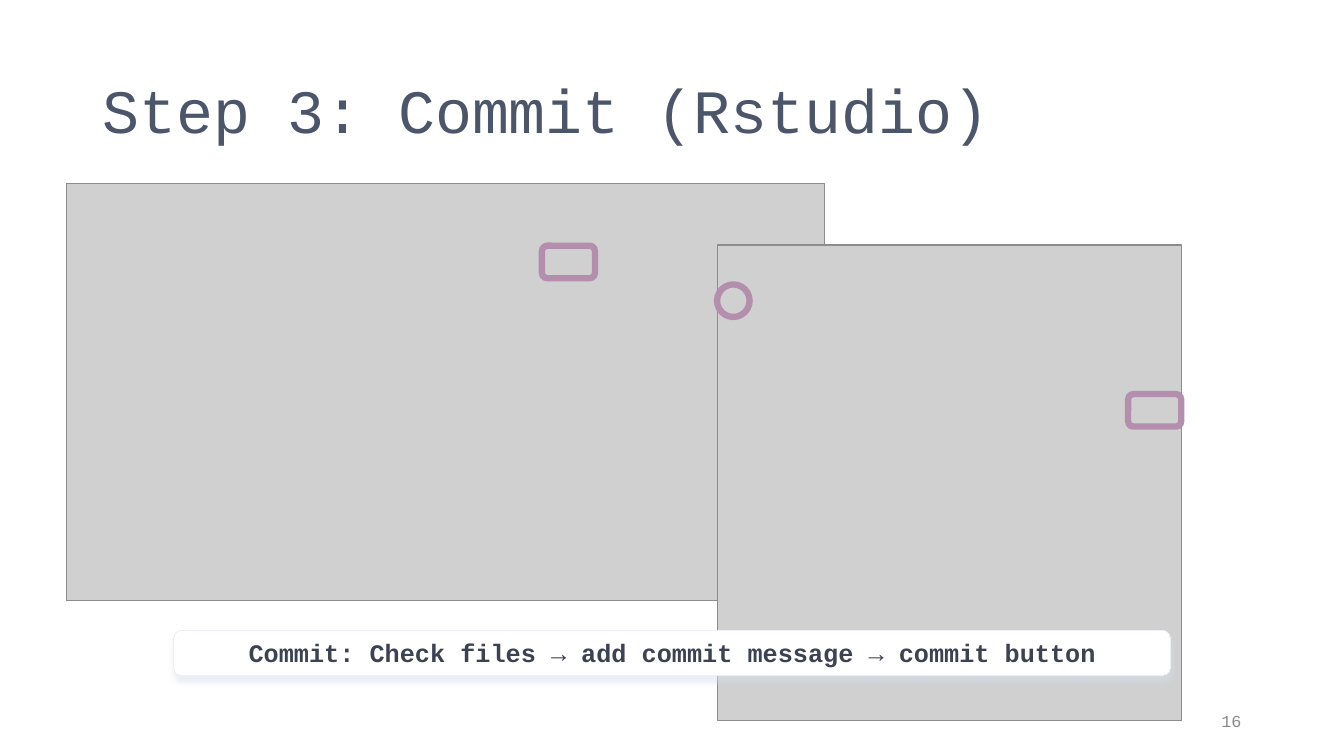
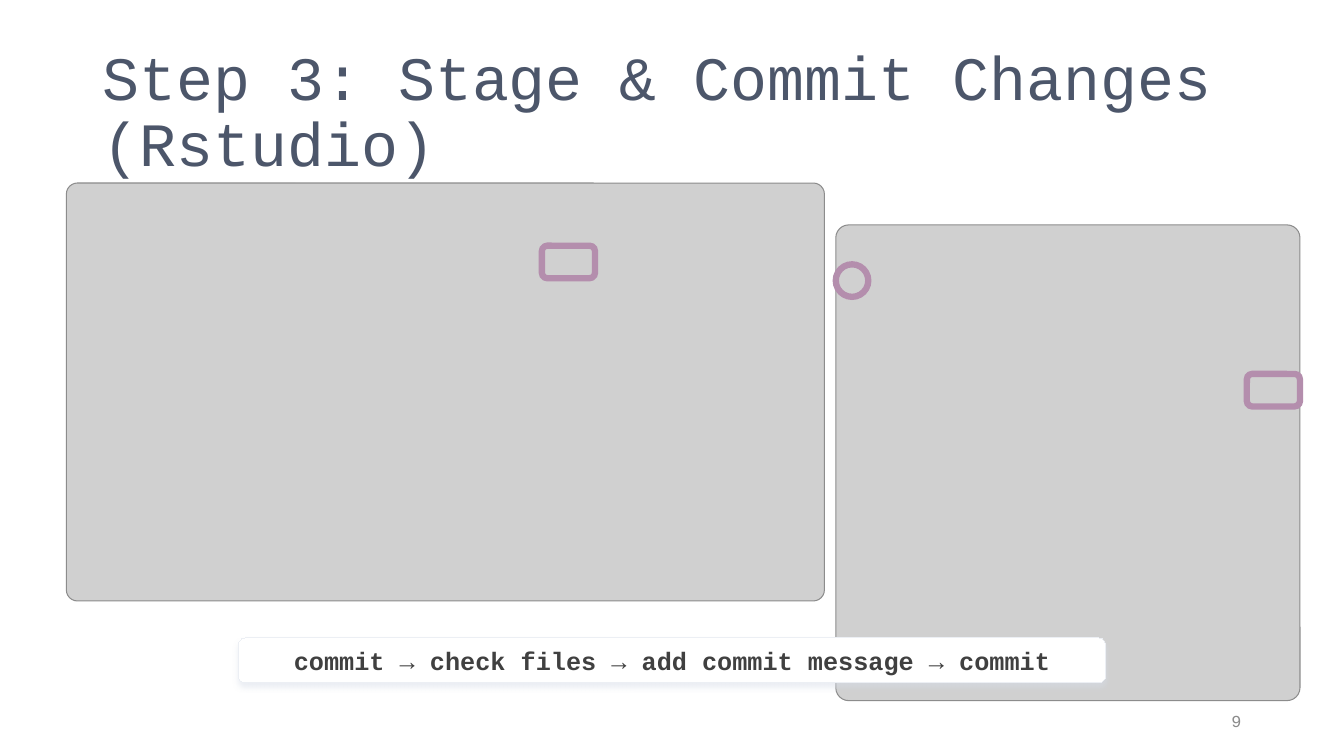
Before and after one commit to PIFSCstockassessments/SAP_github_workflow, a slide deck: slide 9 of docs/GitHub Workflow for SAP.pptx (slide 16 before the commit). Drawn at 1344x756 pixels with LibreOffice and Linux fonts; fonts in the diff are those of the drawing; grey boxes stand for pictures. Boxes give left, top, right and bottom in pixels: in the first picture for what was removed or moved away, otherwise in the second. Text is boxed around its words. In the diff, an @@ line names an element or a change of style, - is before the commit and + after.

```diff
--- a/docs/GitHub Workflow for SAP.pptx
+++ b/docs/GitHub Workflow for SAP.pptx
@@ title at [102, 56, 1211, 183]: text changed @@
-Step 3: Commit (Rstudio)
+Step 3: Stage & Commit Changes (Rstudio)
@@ 1 picture, 1 ellipse, 1 rounded rectangle: place and size @@
-1 picture, 1 ellipse, 1 rounded rectangle at [717, 245, 1182, 721]
+1 picture, 1 ellipse, 1 rounded rectangle at [836, 225, 1301, 701]
@@ rounded rectangle "commit → check files → ...": place and size @@
-rounded rectangle "commit → check files → ..." at [173, 630, 1171, 676]
+rounded rectangle "commit → check files → ..." at [238, 638, 1106, 684]
@@ text in rounded rectangle at [294, 651, 1050, 676]: text changed; text colour #3B4252 to #404040 @@
-Commit: Check files → add commit message → commit button
+commit → check files → add commit message → commit
@@ page number at [1231, 716, 1241, 727]: text changed @@
-16
+9
```
Also in this commit, not shown: 7 other slides changed.
